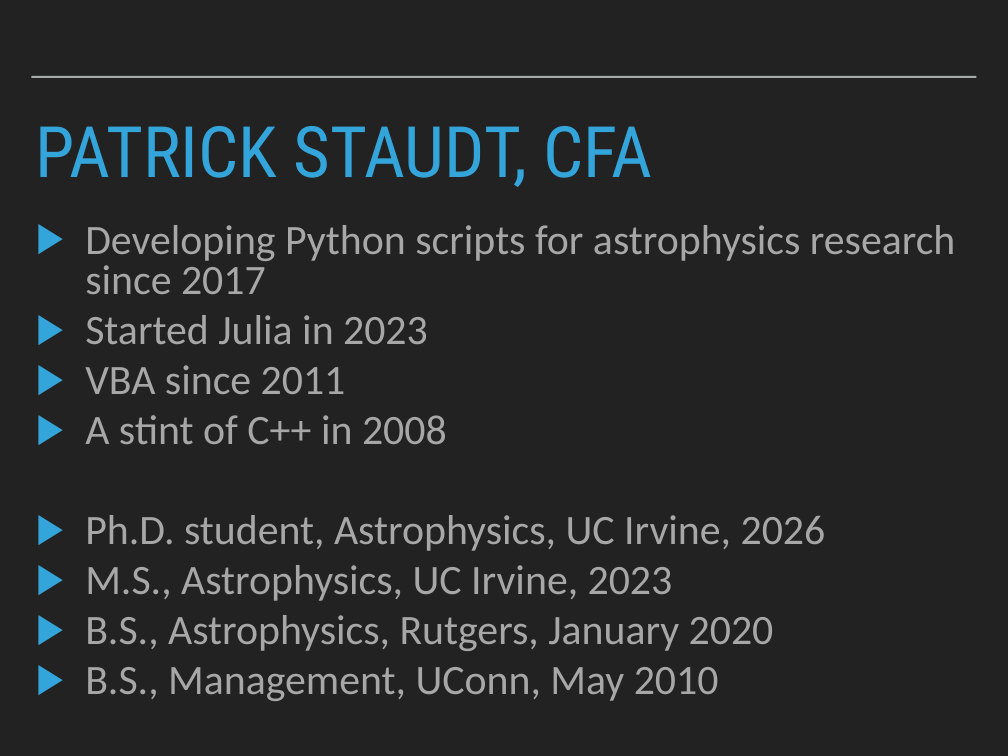
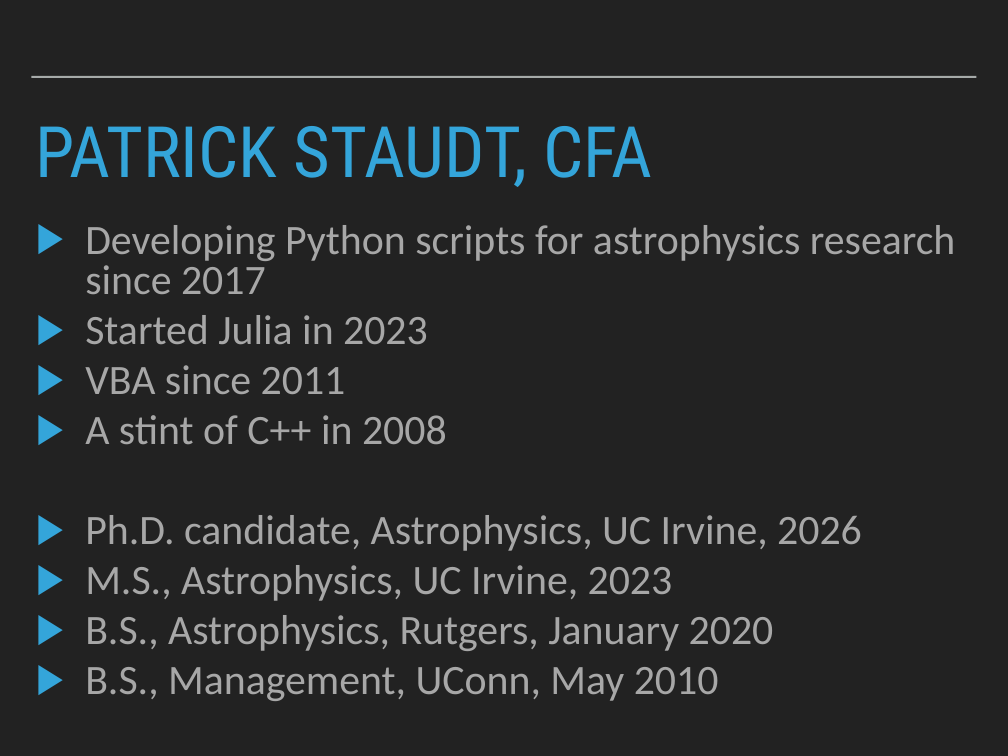
Before and after one commit to patricks1/python-for-data-science, a slide deck: slide 2 of Session01/Session1_Slides.pptx. Drawn at 1008x756 pixels with LibreOffice and Linux fonts; fonts in the diff are those of the drawing. Boxes give left, top, right and bottom in pixels: in the first picture for what was removed or moved away, otherwise in the second. Text is boxed around its words. In the diff, an @@ line names an element or a change of style, - is before the commit and + after.

```diff
--- a/Session01/Session1_Slides.pptx
+++ b/Session01/Session1_Slides.pptx
@@ text at <box>85,515,862,551</box>: text changed @@
-▶ Ph.D. student, Astrophysics, UC Irvine, 2026
+▶ Ph.D. candidate, Astrophysics, UC Irvine, 2026
```
Also in this commit, not shown: 2 other slides changed, 1 slide added, 1 other file.
